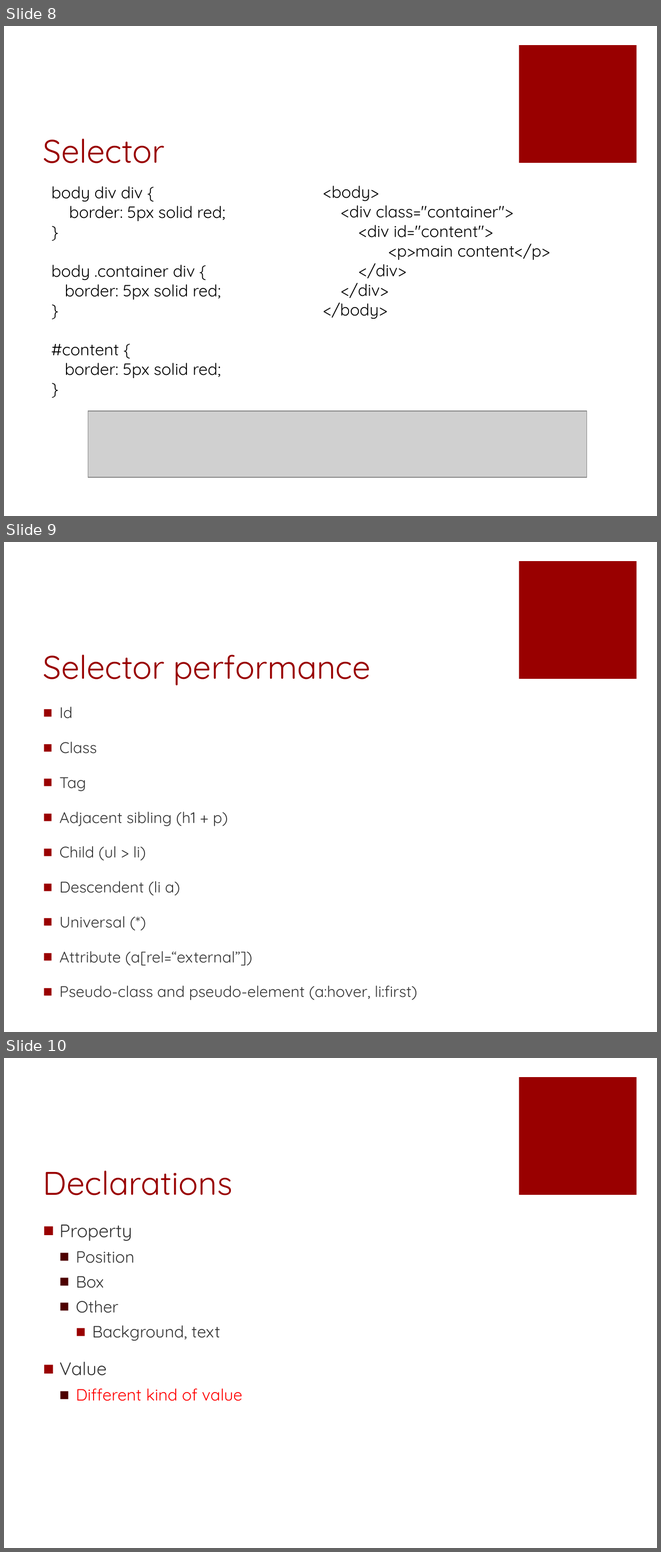
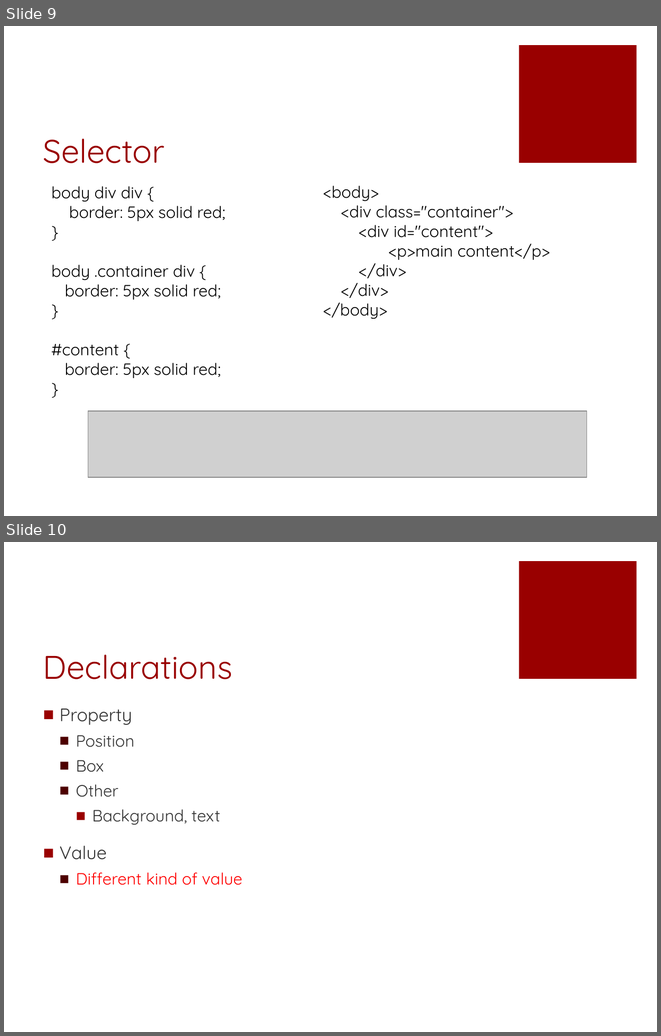
Before and after one commit to fuying/frondendtraining, a slide deck: CSS/CSS.pptx. Shown one above the other, each under a label of ours: slides 8, 9 and 10 before the commit, slides 9 and 10 after it. The pictures are 661x1552 and 661x1036 pixels, drawn with LibreOffice and Linux fonts; fonts in the diff are those of the drawing; grey boxes stand for pictures. Boxes give left, top, right and bottom in pixels: in the first picture for what was removed or moved away, otherwise in the second. Text is boxed around its words. In the diff, an @@ line names an element or a change of style, - is before the commit and + after.

```diff
--- a/CSS/CSS.pptx
+++ b/CSS/CSS.pptx
@@ slide 9 removed at (x1=4, y1=542, x2=657, y2=1032), background #FFFFFF; not listed: 1 template element that a slide beside it also shows @@
@@ title removed at (x1=43, y1=654, x2=371, y2=686) @@
-Selector performance
@@ text removed at (x1=60, y1=706, x2=417, y2=1000) @@
-■ Id
-■ Class
-■ Tag
-■ Adjacent sibling (h1 + p)
-■ Child (ul > li)
-■ Descendent (li a)
-■ Universal (*)
-■ Attribute (a[rel=“external”])
-■ Pseudo-class and pseudo-element (a:hover, li:first)
@@ what was slide 8 is now slide 9 @@
```
Also in this commit, not shown: 1 slide changed, 1 slide added, 4 other slides removed.
